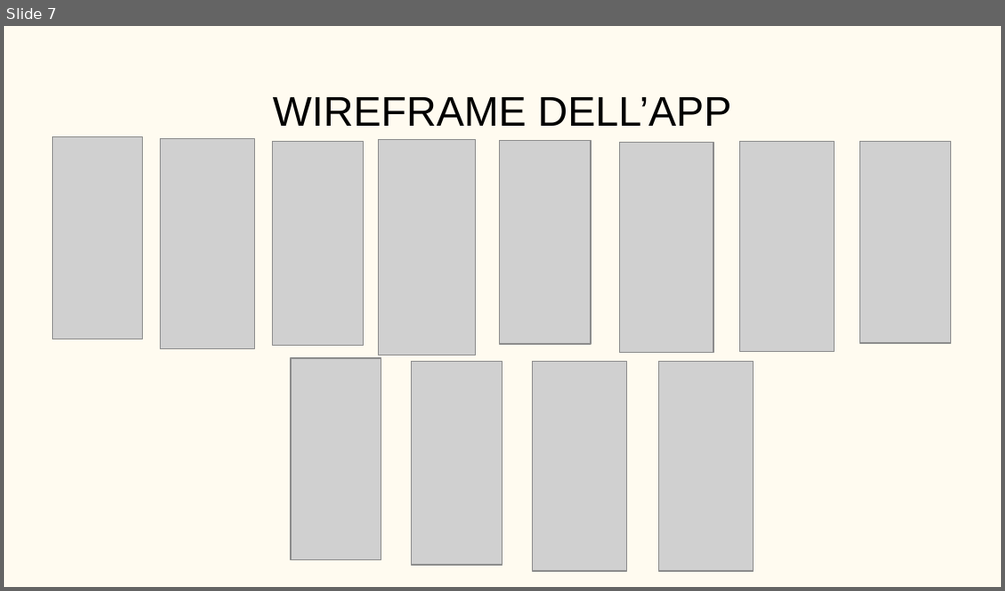
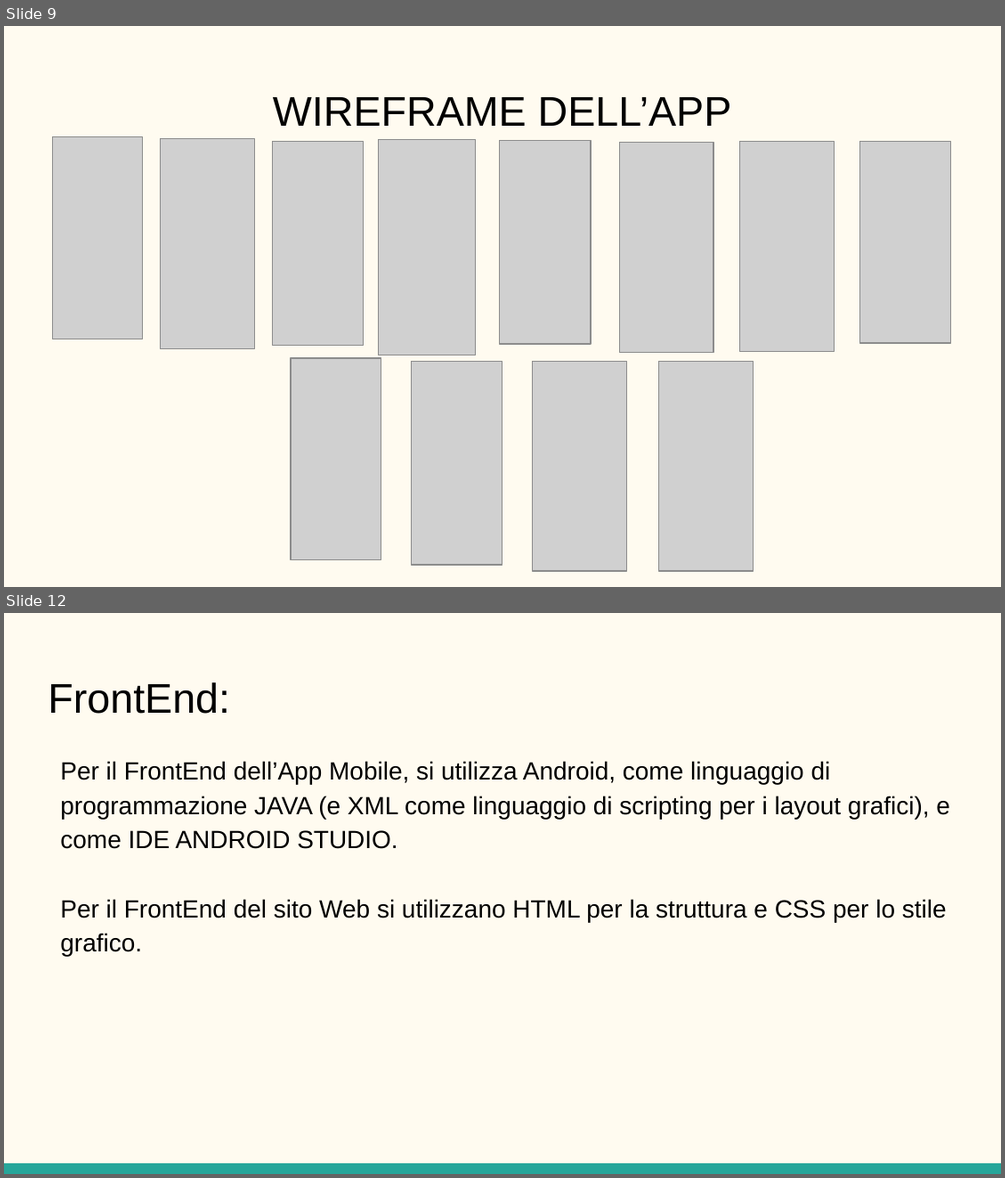
Before and after one commit to Tommiconlai/AppPet, a slide deck: Documenti/Relazione Finale/PP relazione.pptx. Shown one above the other, each under a label of ours: slide 7 before the commit, slides 9 and 12 after it; the slides between them are not shown. The pictures are 1005x591 and 1005x1178 pixels, drawn with LibreOffice and Linux fonts; fonts in the diff are those of the drawing; grey boxes stand for pictures. Boxes give left, top, right and bottom in pixels: in the first picture for what was removed or moved away, otherwise in the second. Text is boxed around its words. In the diff, an @@ line names an element or a change of style, - is before the commit and + after.

```diff
--- a/Documenti/Relazione Finale/PP relazione.pptx
+++ b/Documenti/Relazione Finale/PP relazione.pptx
@@ slide 12 added at (x1=4, y1=613, x2=1001, y2=1174), background #FFFBF0 @@
@@ title added at (x1=48, y1=682, x2=230, y2=714), 30 pt, text #000000 @@
+FrontEnd:
@@ text added at (x1=60, y1=761, x2=950, y2=956), 18 pt, text #000000 @@
+Per il FrontEnd dell’App Mobile, si utilizza Android, come linguaggio di programmazione JAVA (e XML come linguaggio di scripting per i layout grafici), e come IDE ANDROID STUDIO.
+Per il FrontEnd del sito Web si utilizzano HTML per la struttura e CSS per lo stile grafico.
@@ rectangle added at (x1=4, y1=1163, x2=1001, y2=1174), fill #26A69A @@
@@ what was slide 7 is now slide 9 @@
```
Also in this commit, not shown: 2 slides changed, 9 other slides added.
